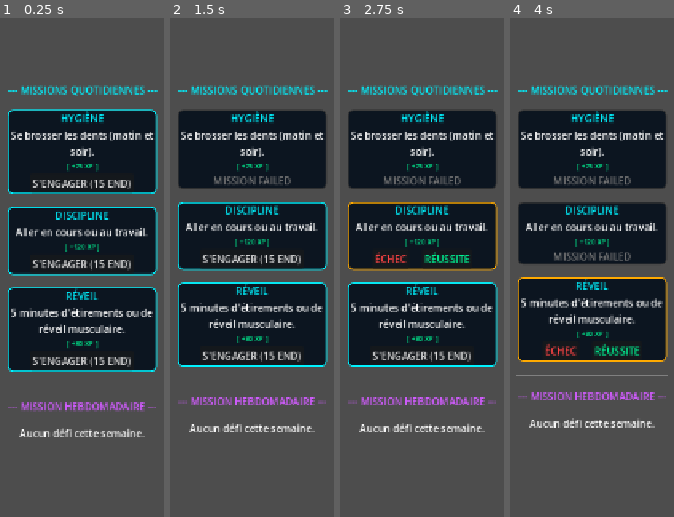
Above: before the commit, frames 1-4 (left to right).
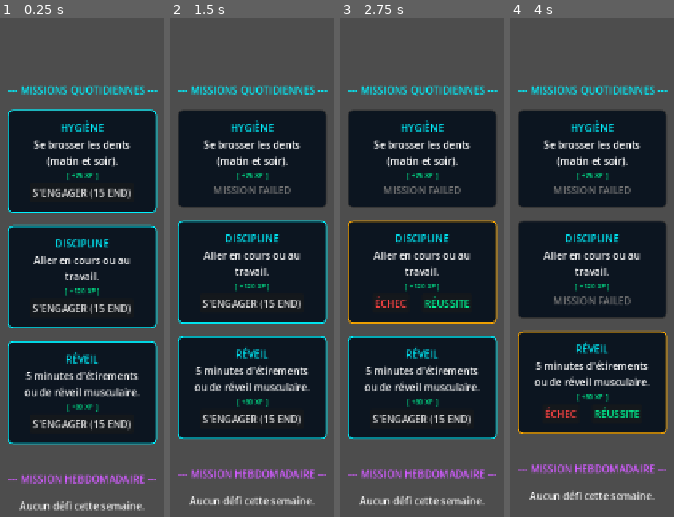
Above: after the commit, the same moments.

Repository: Argoht/Jeu
Game: Godot game, scene res://Scenes/MissionsUI.tscn
Two runs of this game, one before a commit and one after it. Both use one fixed random seed, a clock stepped at 60 frames per second and the inputs below.
Inputs:
- Up to frame 1 (0.25 s): no input
- Up to frame 2 (1.5 s): click "S'ENGAGER (15 END)" at 0.5 s; click "ÉCHEC" at 1.25 s
- Up to frame 3 (2.75 s): click "S'ENGAGER (15 END)" at 2 s
- Up to frame 4 (4 s): click "ÉCHEC" at 2.75 s; click "S'ENGAGER (15 END)" at 3.5 s

The runs differ from the first frame. In frame 1, 35% of the frame differs, in the area x 4-97%, y 18-99%; in frame 2, 35%; in frame 3, 35%; in frame 4, 34%.

Commit message:
feat: régénération HP/END, blocage à 0 HP, fix marges cartes missions
- GlobalEngine : +5 HP/h et +10 END/h en temps réel et hors-ligne
- GlobalEngine : accept_mission bloque si hp <= 0
- MissionsUI : bouton "TROP BLESSÉ" désactivé quand hp = 0
- MissionsUI : correction bug margin_all (inexistant Godot 4) → 4 marges séparées

https://claude.ai/code/session_019T2txxZBcmxeHzpZfuDRYS

Diff:
--- a/jeu/Scripts/GlobalEngine.gd
+++ b/jeu/Scripts/GlobalEngine.gd
@@ -33,6 +33,12 @@
 
 var auto_save_timer: float = 0.0
 
+# --- RÉGÉNÉRATION ---
+const HP_REGEN_RATE: float = 5.0 / 3600.0  # +5 HP par heure
+const END_REGEN_RATE: float = 10.0 / 3600.0 # +10 END par heure (END se dépense plus vite)
+var _hp_regen_acc: float = 0.0
+var _end_regen_acc: float = 0.0
+
 var stats: Dictionary = {
 	"str": 1, "dex": 1, "vit": 1, "int": 1,
 	"wis": 1, "per": 1, "cha": 1, "wil": 1,
@@ -65,6 +71,26 @@
 	if auto_save_timer >= 30.0:
 		auto_save_timer = 0.0
 		save_game()
+
+	if hp < max_hp:
+		_hp_regen_acc += delta * HP_REGEN_RATE
+		if _hp_regen_acc >= 1.0:
+			var gain = int(_hp_regen_acc)
+			hp = min(max_hp, hp + gain)
+			_hp_regen_acc -= gain
+			stats_updated.emit()
+	else:
+		_hp_regen_acc = 0.0
+
+	if end < max_end:
+		_end_regen_acc += delta * END_REGEN_RATE
+		if _end_regen_acc >= 1.0:
+			var gain = int(_end_regen_acc)
+			end = min(max_end, end + gain)
+			_end_regen_acc -= gain
+			stats_updated.emit()
+	else:
+		_end_regen_acc = 0.0
 
 func load_all_missions() -> void:
 	var path = "res://Data/Missions/"
@@ -119,6 +145,9 @@
 		var elapsed = current_time - float(save_data.get("last_save_time", current_time))
 		time_until_reset = max(0, float(save_data.get("time_until_reset", reset_duration)) - elapsed)
 		time_until_weekly_reset = max(0, float(save_data.get("time_until_weekly_reset", weekly_reset_duration)) - elapsed)
+		# Régén hors-ligne : applique les HP/END gagnés pendant l'absence
+		hp = min(max_hp, hp + int(elapsed * HP_REGEN_RATE))
+		end = min(max_end, end + int(elapsed * END_REGEN_RATE))
 
 func generate_missions():
 	var rank_int = get_rank_index(lvl)
@@ -138,6 +167,7 @@
 func accept_mission(mission_dict: Dictionary) -> bool:
 	var m_data = all_missions.get(mission_dict.id)
 	if not m_data: return false
+	if hp <= 0: return false
 	if end < mission_dict.end_cost: return false
 
 	# req_end dans MissionData correspond à la stat "vit" (vitalité/endurance)
--- a/jeu/Scripts/MissionsUI.gd
+++ b/jeu/Scripts/MissionsUI.gd
@@ -72,7 +72,9 @@
 	card.add_theme_stylebox_override("panel", s)
 
 	var v = VBoxContainer.new()
-	var mar = MarginContainer.new(); mar.add_theme_constant_override("margin_all", 15)
+	var mar = MarginContainer.new()
+	for side in ["margin_left", "margin_right", "margin_top", "margin_bottom"]:
+		mar.add_theme_constant_override(side, 15)
 
 	var title = Label.new()
 	title.text = m_data.title.to_upper()
@@ -102,8 +104,14 @@
 	btns.add_theme_constant_override("separation", 20)
 
 	if m_dict.status == "available":
-		var b = Button.new(); b.text = "S'ENGAGER (" + str(m_dict.end_cost) + " END)"
-		b.pressed.connect(func(): if GlobalEngine.accept_mission(m_dict): _display_missions_list())
+		var b = Button.new()
+		if GlobalEngine.hp <= 0:
+			b.text = "TROP BLESSÉ"
+			b.disabled = true
+			b.add_theme_color_override("font_color", Color("#ff4444"))
+		else:
+			b.text = "S'ENGAGER (" + str(m_dict.end_cost) + " END)"
+			b.pressed.connect(func(): if GlobalEngine.accept_mission(m_dict): _display_missions_list())
 		btns.add_child(b)
 	elif m_dict.status == "in_progress":
 		var f = Button.new(); f.text = "ÉCHEC"; f.add_theme_color_override("font_color", Color("#ff4444"))
